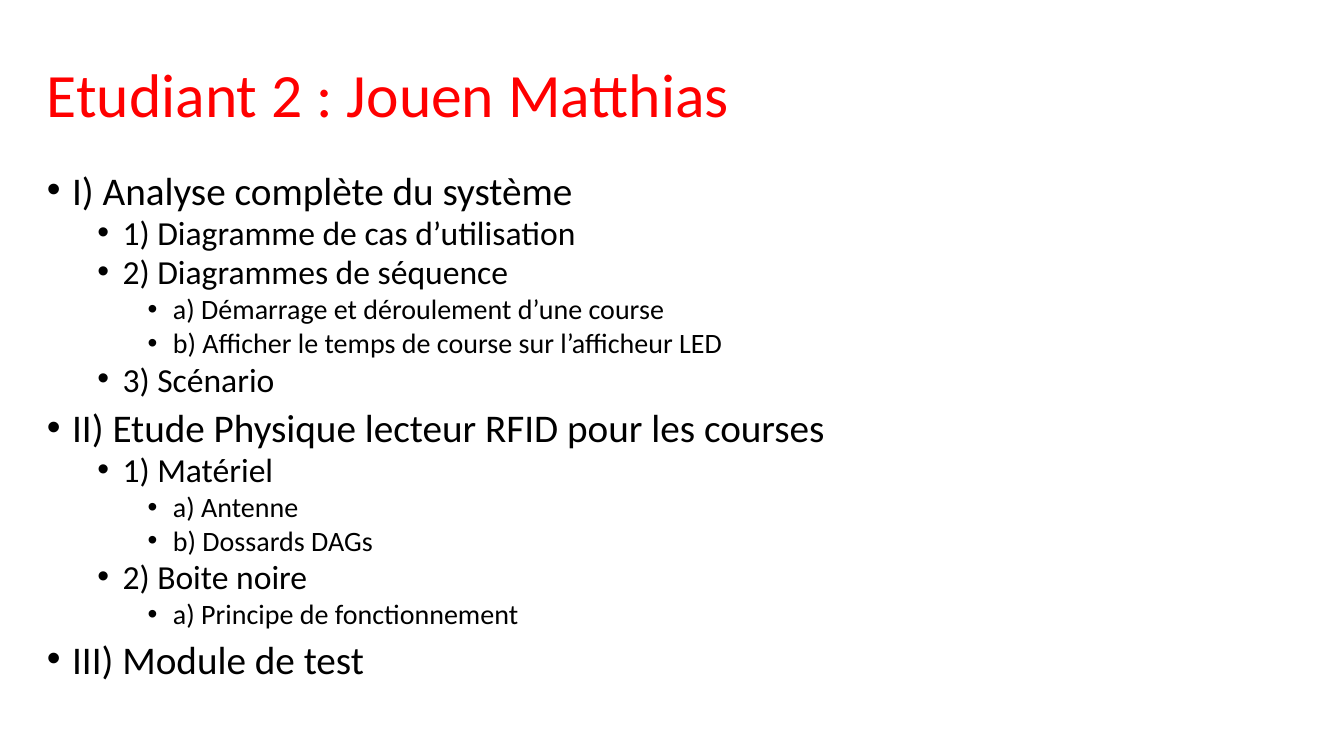
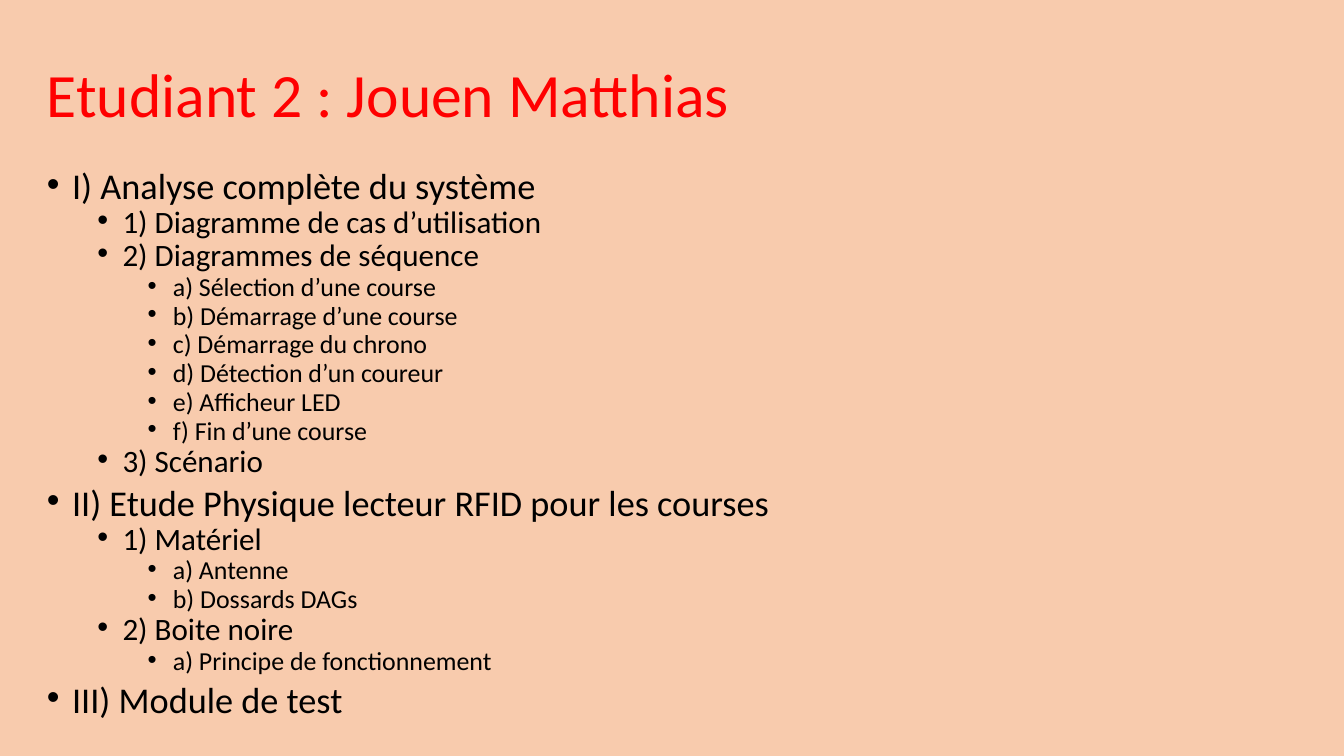
Before and after one commit to Maja2308/Projet_Cross, a slide deck: slide 21 of Diagrammes Communs/Presentation_Revue0.pptx. Drawn at 1344x756 pixels with LibreOffice and Linux fonts; fonts in the diff are those of the drawing. Boxes give left, top, right and bottom in pixels: in the first picture for what was removed or moved away, otherwise in the second. Text is boxed around its words. In the diff, an @@ line names an element or a change of style, - is before the commit and + after.

Commit message:
ppt

```diff
--- a/Diagrammes Communs/Presentation_Revue0.pptx
+++ b/Diagrammes Communs/Presentation_Revue0.pptx
@@ background #FFFFFF to #F8CBAD @@
@@ text at (72,172,769,718): size 28 to 25.9 pt in "I) Analyse complète du système", "II) Etude Physique lecteur RFID pour les ...", "III) Module de test"; size 24 to 22.2 pt in "1) Diagramme de cas d’utilisation", "2) Diagrammes de séquence", "3) Scénario", "1) Matériel" and 1 more places; size 20 to 18.5 pt in "a) Antenne", "b) Dossards DAGs", "a) Principe de fonctionnement"; line spacing 0.8 to 0.7 @@
@@ text at (173,277,458,444): text changed; size 20 to 18.5 pt @@
-    • a) Démarrage et déroulement d’une course
-    • b) Afficher le temps de course sur l’afficheur LED
+    • a) Sélection d’une course
+    • b) Démarrage d’une course
+    • c) Démarrage du chrono
+    • d) Détection d’un coureur
+    • e) Afficheur LED
+    • f) Fin d’une course
```
Also in this commit, not shown: 25 other slides changed, 5 slides added, 1 slide removed, 2 other files.
